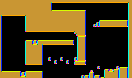
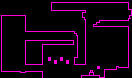
Layers edited between the first and the second (132, 78) image:
hid "Tiles", painted on it over [0, 0, 132, 78]
painted on "Collisions" over [82, 9, 132, 20]
